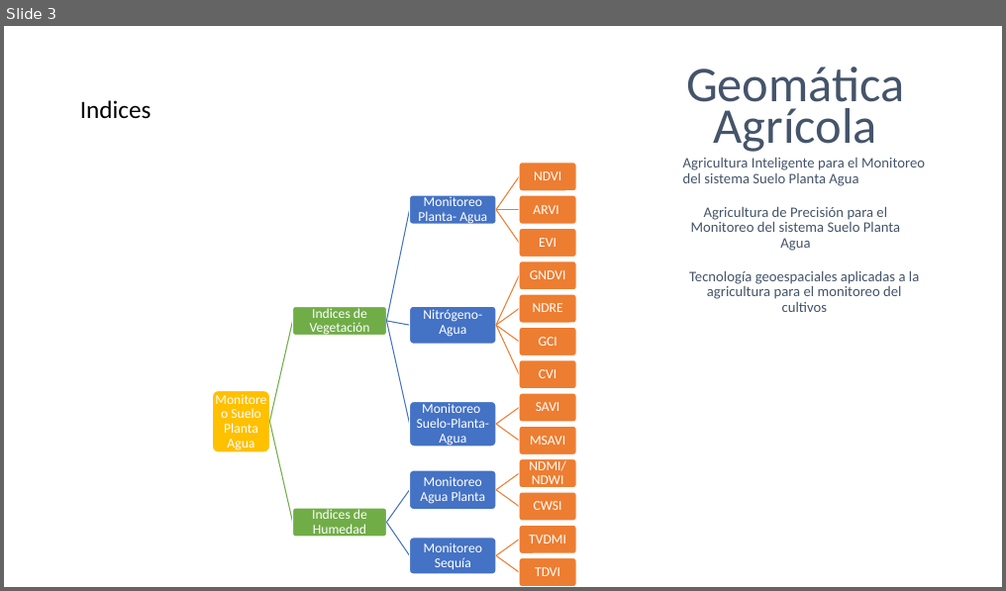
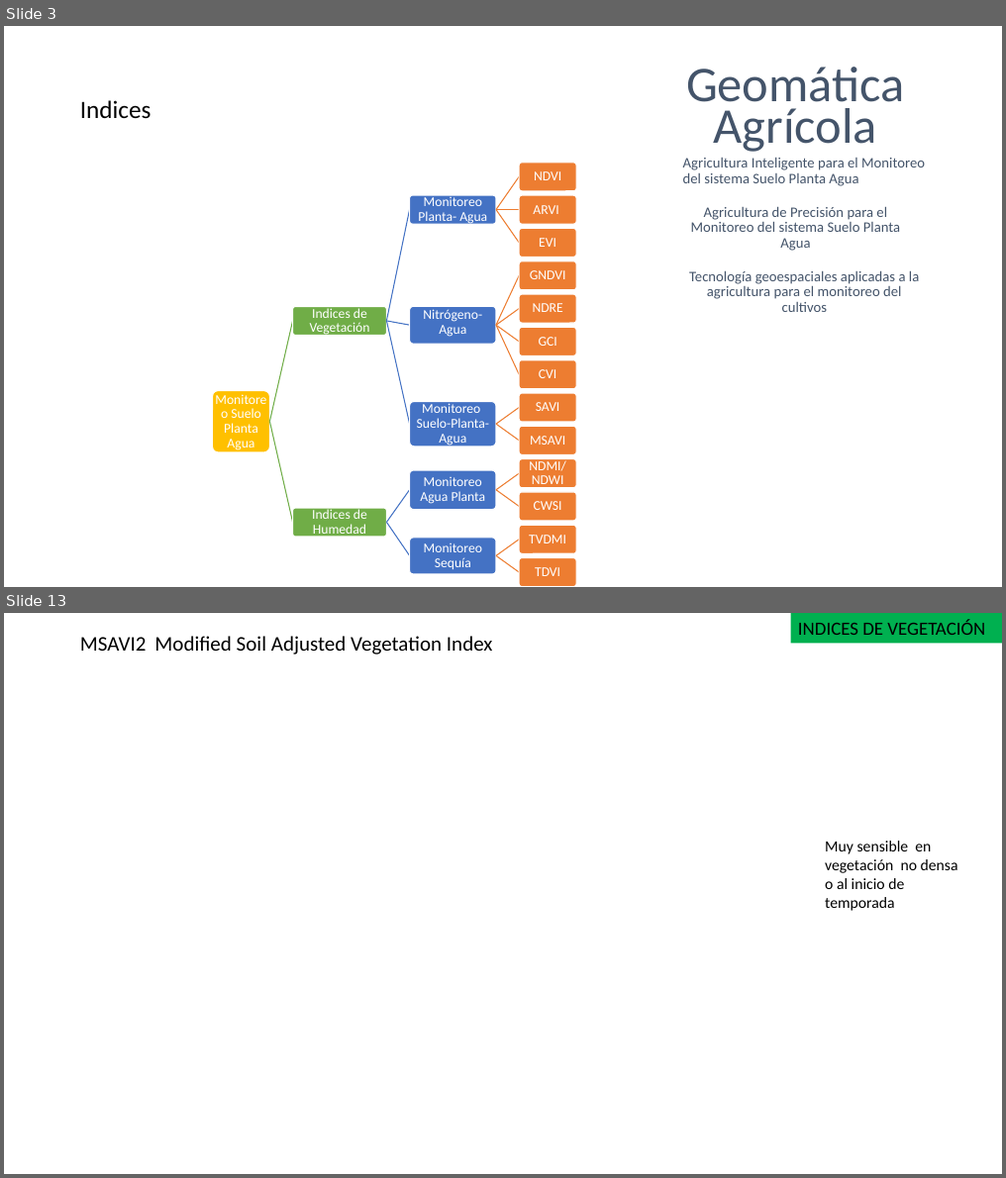
Before and after one commit to Sud-Austral/DATA-AGRO, a slide deck: Diseño/Chile/Geomática Agrícola_app.pptx. Shown one above the other, each under a label of ours: slide 3 before the commit, slides 3 and 13 after it; the slides between them are not shown. The pictures are 1006x591 and 1006x1178 pixels, drawn with LibreOffice and Linux fonts; fonts in the diff are those of the drawing; grey boxes stand for pictures. Boxes give left, top, right and bottom in pixels: in the first picture for what was removed or moved away, otherwise in the second. Text is boxed around its words. In the diff, an @@ line names an element or a change of style, - is before the commit and + after.

```diff
--- a/Diseño/Chile/Geomática Agrícola_app.pptx
+++ b/Diseño/Chile/Geomática Agrícola_app.pptx
@@ slide 13 added at (x1=4, y1=613, x2=1002, y2=1174), background #FFFFFF @@
@@ title added at (x1=80, y1=636, x2=493, y2=655), 20 pt, text #000000 @@
+MSAVI2 Modified Soil Adjusted Vegetation Index
@@ rectangle added at (x1=791, y1=613, x2=1002, y2=643), fill #00B050, 18 pt, text #000000 @@
+INDICES DE VEGETACIÓN
@@ text added at (x1=825, y1=841, x2=958, y2=911), 15 pt, text #000000 @@
+Muy sensible en vegetación no densa o al inicio de temporada
```
Also in this commit, not shown: 4 slides changed, 11 other slides added, 2 slides removed, 5 other files.
